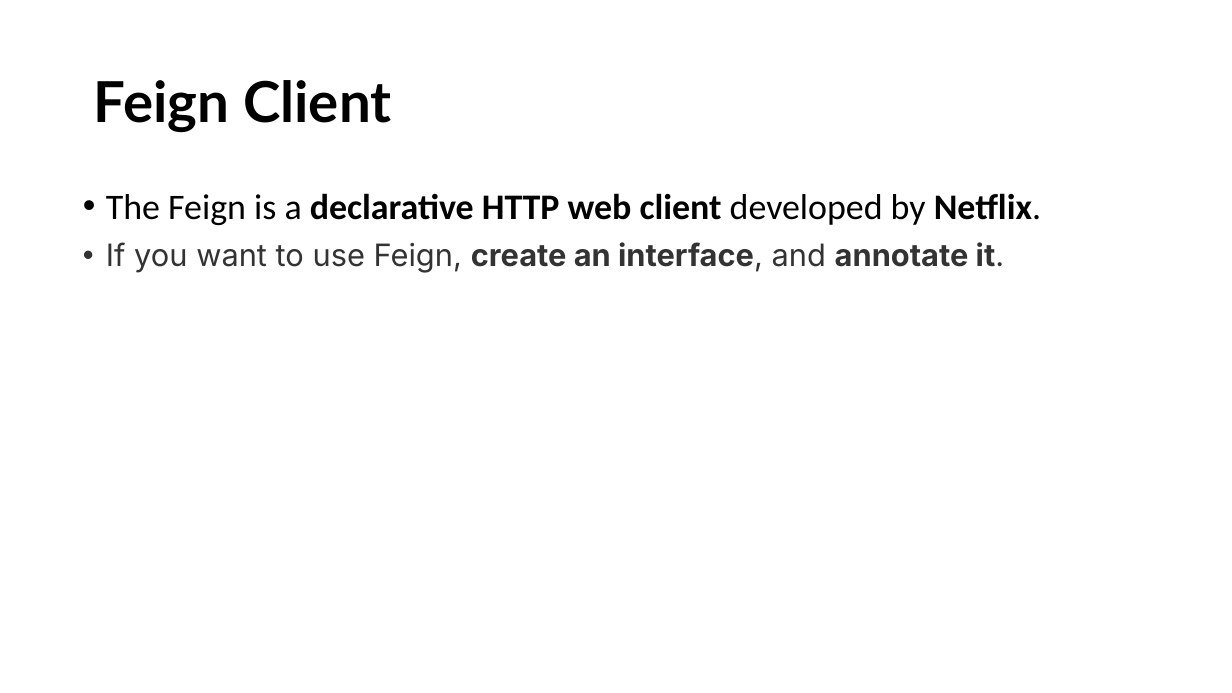
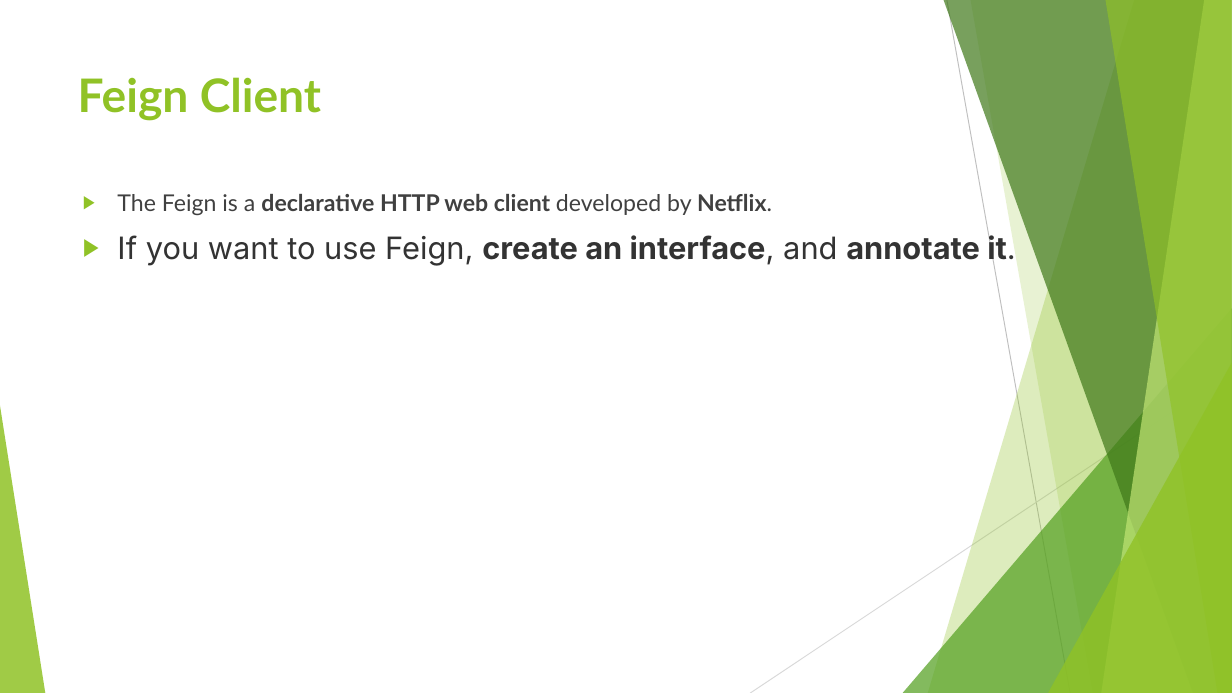
Before and after one commit to sudhirsatwekar/miscroservices_management, a slide deck: slide 9 of microservices.pptx. Drawn at 1232x693 pixels with LibreOffice and Linux fonts; fonts in the diff are those of the drawing; background and template pictures are left out. Boxes give left, top, right and bottom in pixels: in the first picture for what was removed or moved away, otherwise in the second. Text is boxed around its words. In the diff, an @@ line names an element or a change of style, - is before the commit and + after.

```diff
--- a/microservices.pptx
+++ b/microservices.pptx
@@ title "Feign Client": place and size @@
-title "Feign Client" at [94, 80, 391, 132]
+title "Feign Client" at [78, 77, 321, 121]
@@ title "Feign Client" at [78, 77, 321, 121]: size 44 to 36 pt, text colour #000000 to #90C226; line spacing 0.9 to 1; vertical alignment middle to top @@
@@ text "The Feign is a declarative ..." at [117, 194, 1016, 266]: size 28 to 18 pt, font Calibri to Lato, text colour #000000 to #404040 in "The Feign is a declarative HTTP web ..."; bullet • to ▶; line spacing 0.9 to 1 @@
@@ group added at [0, 0, 1232, 693]: 5 freeform shapes, 3 triangles, 2 lines @@
```
Also in this commit, not shown: 13 other slides changed, 2 other files.
